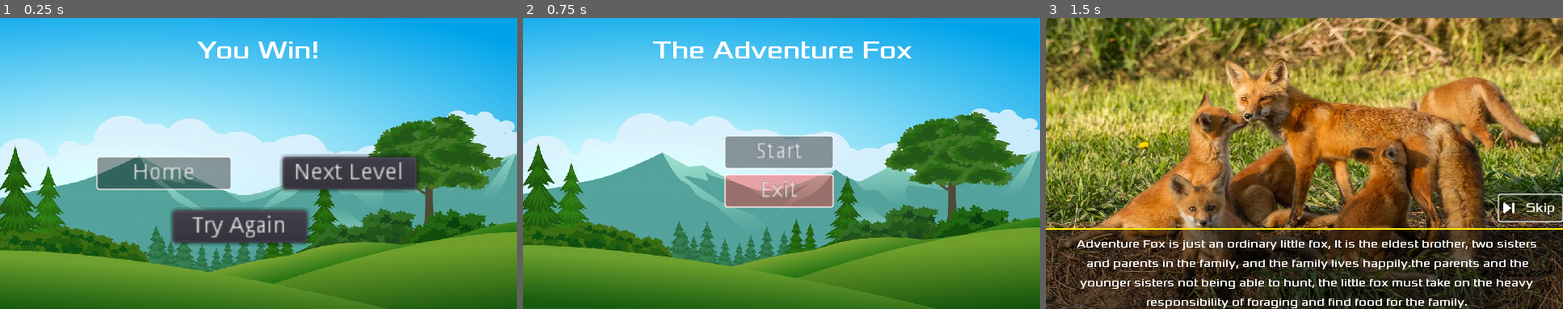
Above: before the commit, frames 1-3 (left to right).
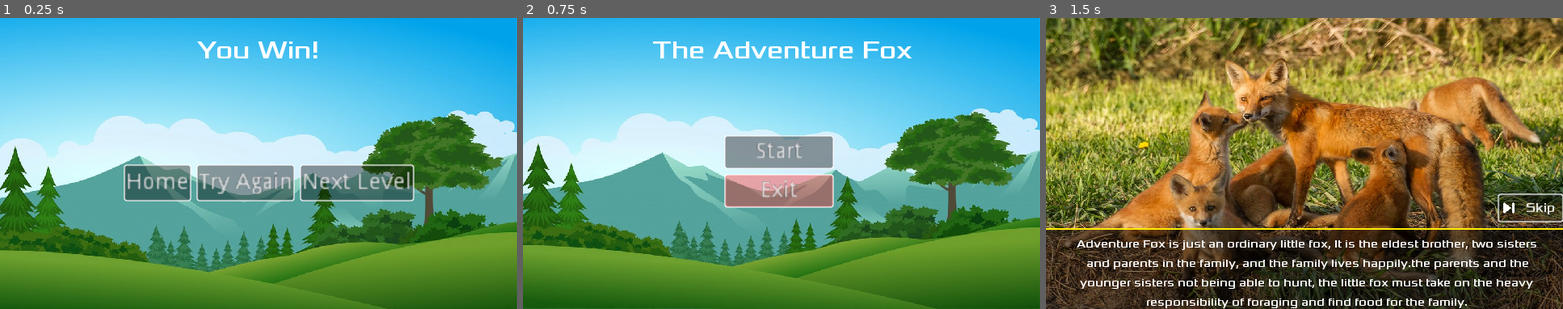
Above: after the commit, the same moments.

Repository: VictorDoom022/TheAdventureFox
Game: Godot game, scene res://UI/Win.tscn
The game is run twice, just before and just after one commit, with the same random seed, the same clock (stepped at 60 frames per second) and the same inputs. This scene is started directly instead of the project's main scene.
Inputs:
- Up to frame 1 (0.25 s): no input
- Up to frame 2 (0.75 s): click "Home" at 0.5 s
- Up to frame 3 (1.5 s): click "Start" at 1.25 s

The runs differ from the first frame. In frame 1, 11% of the frame differs, in the area x 18-81%, y 46-79%; in frame 2, nothing differs; in frame 3, nothing differs.

Commit message:
change scene

Diff:
--- a/Levels/Easy.gd
+++ b/Levels/Easy.gd
@@ -1,7 +1,9 @@
 extends Node2D
 
+var stats = PlayerStats
 
 func _ready():
+	stats.current_level_scene = get_tree().current_scene.filename
 	print('ready')
 
 func _on_EndPointArea_area_entered(area):
--- a/Levels/Hard.gd
+++ b/Levels/Hard.gd
@@ -1,8 +1,10 @@
 extends Node2D
+
+var stats = PlayerStats
 
 # Called when the node enters the scene tree for the first time.
 func _ready():
-	pass # Replace with function body.
+	stats.current_level_scene = get_tree().current_scene.filename
 
 func _on_EndPointArea_area_entered(area):
 	get_tree().change_scene("res://UI/Win.tscn")
--- a/Levels/Medium.gd
+++ b/Levels/Medium.gd
@@ -1,8 +1,10 @@
 extends Node2D
 
+var stats = PlayerStats
 
 func _ready():
-	print('ready')
+	stats.current_level_scene = get_tree().current_scene.filename
+
 
 func _on_EndPointArea_area_entered(area):
 	get_tree().change_scene("res://UI/Win.tscn")
--- a/Stats.gd
+++ b/Stats.gd
@@ -2,6 +2,8 @@
 
 export(int) var max_health = 1 setget set_max_health
 var health = max_health setget set_health
+
+var current_level_scene = null
 
 signal no_health
 signal health_changed(value)
--- a/Story.gd
+++ b/Story.gd
@@ -12,6 +12,7 @@
 
 func _ready():
 	$StoryLabel.text = story[count]
+	$StoryLabel/Tween.replace_by($NextButton)
 
 
 func _on_SkipButton_pressed():
--- a/Story.tscn
+++ b/Story.tscn
@@ -6,6 +6,7 @@
 [ext_resource path="res://themes/SelectedPrimaryButton.tres" type="StyleBox" id=4]
 [ext_resource path="res://themes/UnSelectedPrimaryButton.tres" type="StyleBox" id=5]
 [ext_resource path="res://Story.gd" type="Script" id=6]
+[ext_resource path="res://StoryLabel.gd" type="Script" id=7]
 
 [sub_resource type="DynamicFont" id=1]
 size = 8
@@ -59,6 +60,9 @@
 align = 1
 valign = 1
 autowrap = true
+script = ExtResource( 7 )
+
+[node name="Tween" type="Tween" parent="StoryLabel"]
 
 [node name="NextButton" type="Button" parent="."]
 margin_top = 130.0
--- /dev/null
+++ b/StoryLabel.gd
@@ -0,0 +1,10 @@
+extends Label
+
+
+func _ready():
+	#$Tween.interpolate_property(
+	#	self, "percent_visible",
+	#	0.0, 1.0, 3.0, Tween.TRANS_CUBIC, Tween.EASE_IN_OUT
+	#)
+	#$Tween.start()
+	pass
--- a/UI/GameOver.gd
+++ b/UI/GameOver.gd
@@ -2,6 +2,11 @@
 
 var stats = PlayerStats
 
-func _on_Retry_pressed():
-	stats.health = 4  # set back to max health
+
+func _on_HomeButton_pressed():
 	get_tree().change_scene("res://Main.tscn")
+
+
+func _on_RetryButton_pressed():
+	stats.health = 4
+	get_tree().change_scene(stats.current_level_scene)
--- a/UI/GameOver.tscn
+++ b/UI/GameOver.tscn
@@ -1,8 +1,10 @@
-[gd_scene load_steps=5 format=2]
+[gd_scene load_steps=7 format=2]
 
 [ext_resource path="res://Fonts/Xolonium-Regular.ttf" type="DynamicFontData" id=1]
 [ext_resource path="res://assets/bg.jpg" type="Texture" id=2]
 [ext_resource path="res://UI/GameOver.gd" type="Script" id=3]
+[ext_resource path="res://themes/UnSelectedPrimaryButton.tres" type="StyleBox" id=4]
+[ext_resource path="res://themes/SelectedPrimaryButton.tres" type="StyleBox" id=5]
 
 [sub_resource type="DynamicFont" id=1]
 font_data = ExtResource( 1 )
@@ -26,15 +28,30 @@
 valign = 1
 autowrap = true
 
-[node name="HomeButton" type="Button" parent="."]
-anchor_left = 0.5
-anchor_top = 0.5
-anchor_right = 0.5
-anchor_bottom = 0.5
-margin_left = 120.0
-margin_top = 80.0
-margin_right = 190.0
-margin_bottom = 100.0
+[node name="HBoxContainer" type="HBoxContainer" parent="."]
+margin_left = 108.0
+margin_top = 82.0
+margin_right = 213.0
+margin_bottom = 102.0
+grow_horizontal = 2
+alignment = 1
+
+[node name="HomeButton" type="Button" parent="HBoxContainer"]
+margin_right = 41.0
+margin_bottom = 20.0
+custom_styles/hover = ExtResource( 5 )
+custom_styles/pressed = ExtResource( 5 )
+custom_styles/normal = ExtResource( 4 )
+text = "Home"
+
+[node name="RetryButton" type="Button" parent="HBoxContainer"]
+margin_left = 45.0
+margin_right = 105.0
+margin_bottom = 20.0
+custom_styles/hover = ExtResource( 5 )
+custom_styles/pressed = ExtResource( 5 )
+custom_styles/normal = ExtResource( 4 )
 text = "Try Again"
 
-[connection signal="pressed" from="HomeButton" to="." method="_on_Retry_pressed"]
+[connection signal="pressed" from="HBoxContainer/HomeButton" to="." method="_on_HomeButton_pressed"]
+[connection signal="pressed" from="HBoxContainer/RetryButton" to="." method="_on_RetryButton_pressed"]
--- a/UI/Win.gd
+++ b/UI/Win.gd
@@ -1,6 +1,22 @@
 extends Node2D
 
+var stats = PlayerStats
+
+func _ready():
+	if stats.current_level_scene == "res://Levels/Hard.tscn":
+		$VBoxContainer/NextLevelButton.hide()
+
+func _on_RetryButton_pressed():
+	stats.health = 4
+	get_tree().change_scene(stats.current_level_scene)
 
 
-func _on_Retry_pressed():
+func _on_HomeButton_pressed():
 	get_tree().change_scene("res://Main.tscn")
+
+
+func _on_NextLevelButton_pressed():
+	if stats.current_level_scene == "res://Levels/Easy.tscn":
+		get_tree().change_scene("res://Levels/Medium.tscn")
+	elif stats.current_level_scene == "res://Levels/Medium.tscn":
+		get_tree().change_scene("res://Levels/Hard.tscn")
--- a/UI/Win.tscn
+++ b/UI/Win.tscn
@@ -28,30 +28,40 @@
 valign = 1
 autowrap = true
 
-[node name="HomeButton" type="Button" parent="."]
-margin_left = 60.0
-margin_top = 86.0
-margin_right = 143.0
-margin_bottom = 106.0
+[node name="VBoxContainer" type="HBoxContainer" parent="."]
+margin_left = 77.0
+margin_top = 91.0
+margin_right = 256.0
+margin_bottom = 113.0
+grow_horizontal = 2
+alignment = 1
+
+[node name="HomeButton" type="Button" parent="VBoxContainer"]
+margin_right = 41.0
+margin_bottom = 22.0
 custom_styles/hover = ExtResource( 4 )
 custom_styles/pressed = ExtResource( 4 )
 custom_styles/normal = ExtResource( 5 )
 text = "Home"
 
-[node name="NextLevelButton" type="Button" parent="."]
-margin_left = 175.0
-margin_top = 86.0
-margin_right = 258.0
-margin_bottom = 106.0
+[node name="RetryButton" type="Button" parent="VBoxContainer"]
+margin_left = 45.0
+margin_right = 105.0
+margin_bottom = 22.0
+custom_styles/hover = ExtResource( 4 )
+custom_styles/pressed = ExtResource( 4 )
+custom_styles/normal = ExtResource( 5 )
+text = "Try Again"
+
+[node name="NextLevelButton" type="Button" parent="VBoxContainer"]
+margin_left = 109.0
+margin_right = 179.0
+margin_bottom = 22.0
+custom_styles/hover = ExtResource( 4 )
+custom_styles/pressed = ExtResource( 4 )
+custom_styles/normal = ExtResource( 5 )
 text = "Next Level"
 
-[node name="RetryButton" type="Button" parent="."]
-margin_left = 107.0
-margin_top = 119.0
-margin_right = 190.0
-margin_bottom = 139.0
-text = "Try Again"
-
-[connection signal="pressed" from="HomeButton" to="." method="_on_Retry_pressed"]
-[connection signal="pressed" from="NextLevelButton" to="." method="_on_Retry_pressed"]
-[connection signal="pressed" from="RetryButton" to="." method="_on_Retry_pressed"]
+[connection signal="pressed" from="VBoxContainer/HomeButton" to="." method="_on_HomeButton_pressed"]
+[connection signal="pressed" from="VBoxContainer/RetryButton" to="." method="_on_RetryButton_pressed"]
+[connection signal="pressed" from="VBoxContainer/NextLevelButton" to="." method="_on_NextLevelButton_pressed"]
Not shown: 1 places in Story.tscn that only renumber resources
